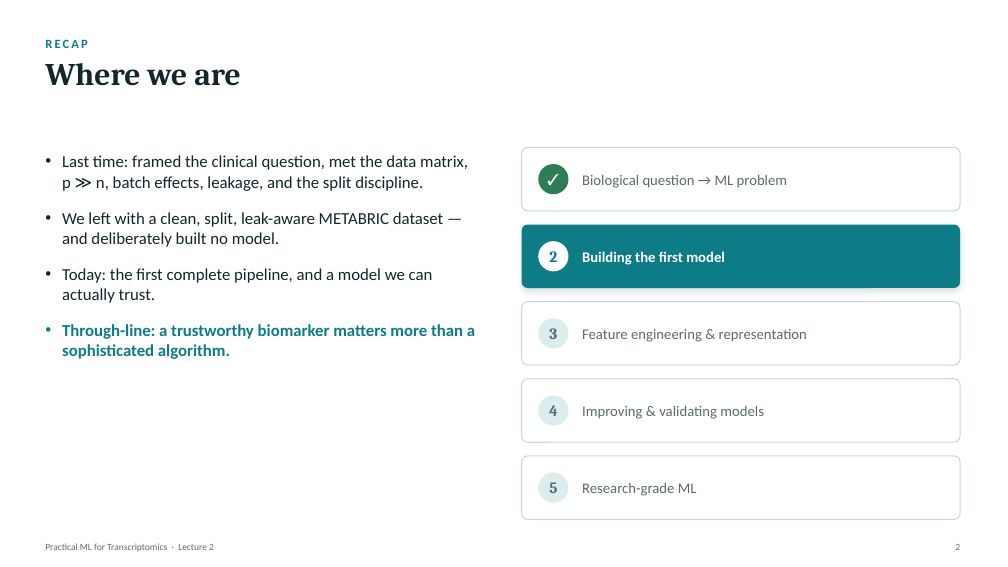
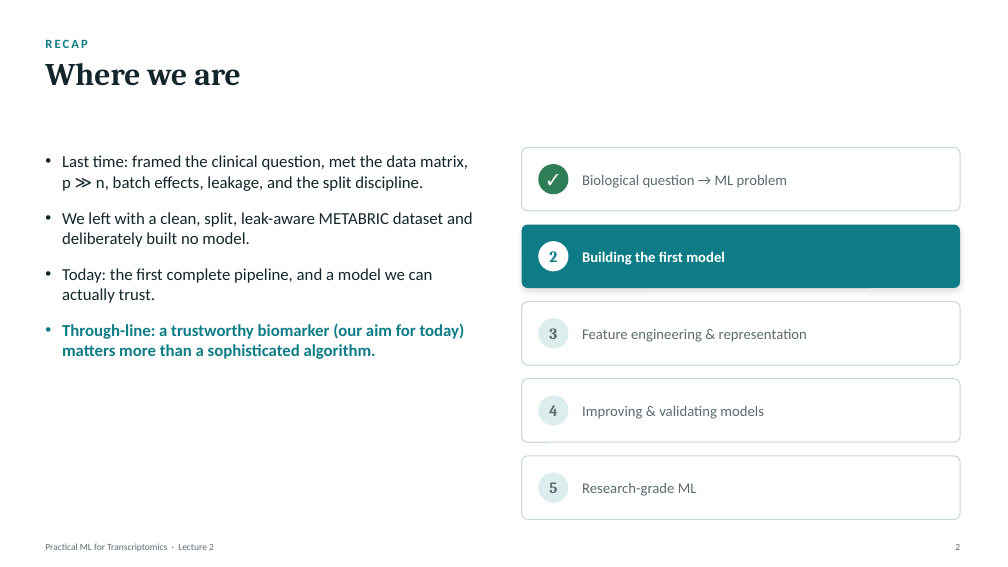
Before and after one commit to zhanyinx/ml26, a slide deck: slide 2 of lessons/lesson02_baseline_model/theory/slides/Lecture2 - Building the First Predictive Model.pptx. Drawn at 1008x567 pixels with LibreOffice and Linux fonts; fonts in the diff are those of the drawing. Boxes give left, top, right and bottom in pixels: in the first picture for what was removed or moved away, otherwise in the second. Text is boxed around its words. In the diff, an @@ line names an element or a change of style, - is before the commit and + after.

```diff
--- a/lessons/lesson02_baseline_model/theory/slides/Lecture2 - Building the First Predictive Model.pptx
+++ b/lessons/lesson02_baseline_model/theory/slides/Lecture2 - Building the First Predictive Model.pptx
@@ text at (62,212,473,247): text changed @@
-• We left with a clean, split, leak-aware METABRIC dataset — and deliberately built no model.
+• We left with a clean, split, leak-aware METABRIC dataset and deliberately built no model.
@@ text at (62,323,465,359): text changed @@
-• Through-line: a trustworthy biomarker matters more than a sophisticated algorithm.
+• Through-line: a trustworthy biomarker (our aim for today) matters more than a sophisticated algorithm.
```
Also in this commit, not shown: 10 other slides changed.
